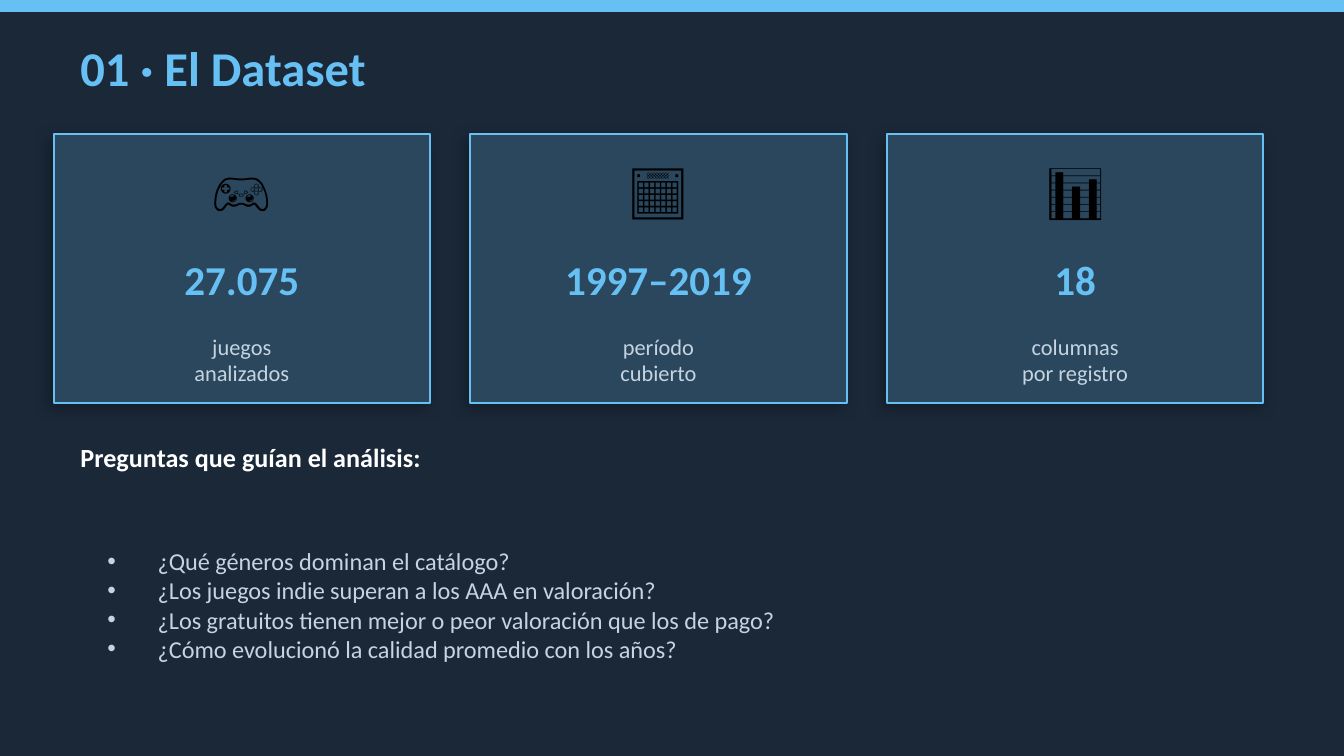
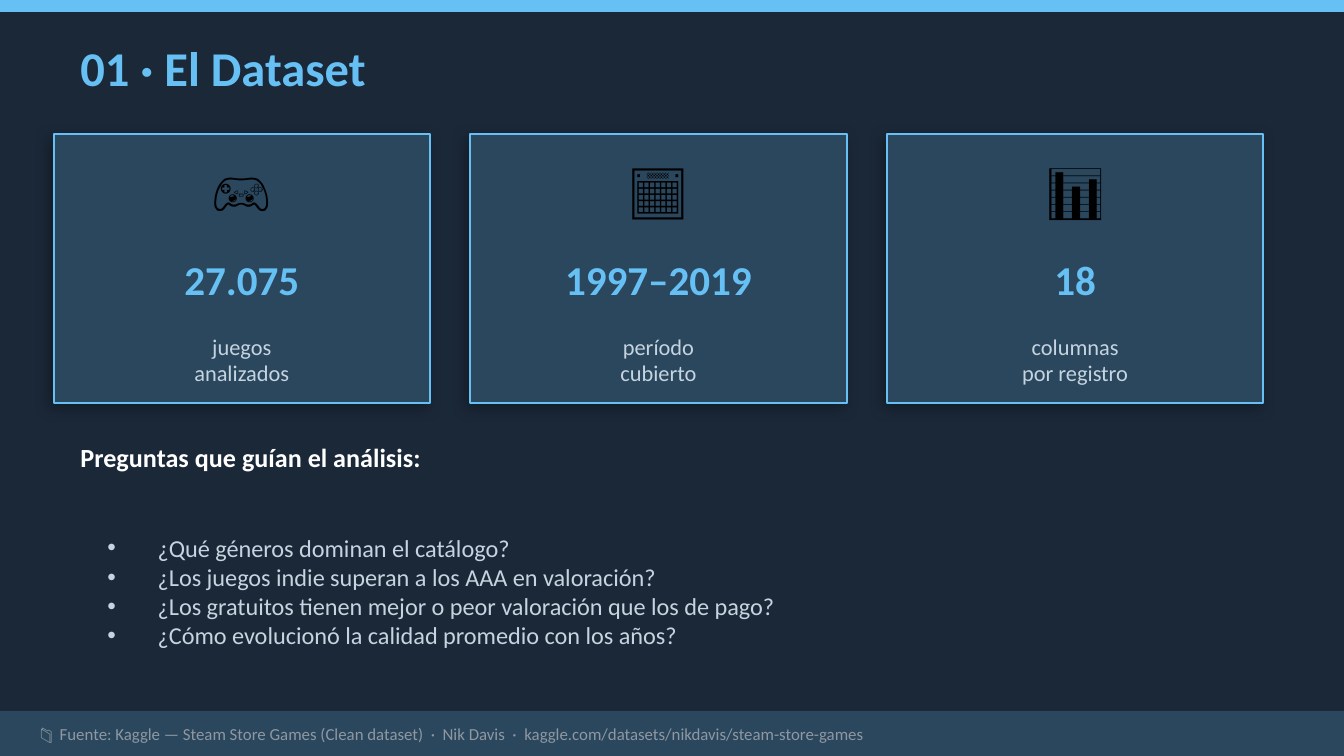
Before and after one commit to danielabatta3/steam-data-analysis, a slide deck: slide 3 of steam_analysis_presentation.pptx. Drawn at 1344x756 pixels with LibreOffice and Linux fonts; fonts in the diff are those of the drawing. Boxes give left, top, right and bottom in pixels: in the first picture for what was removed or moved away, otherwise in the second. Text is boxed around its words. In the diff, an @@ line names an element or a change of style, - is before the commit and + after.

```diff
--- a/steam_analysis_presentation.pptx
+++ b/steam_analysis_presentation.pptx
@@ text "¿Qué géneros dominan el catálogo?": place and size @@
-text "¿Qué géneros dominan el catálogo?" at bbox=[158, 553, 775, 662]
+text "¿Qué géneros dominan el catálogo?" at bbox=[158, 540, 775, 648]
@@ rectangle added at bbox=[0, 712, 1344, 755], fill #2A475E, outline #2A475E 1 pt @@
@@ text added at bbox=[60, 728, 863, 743], 9 pt, text #8F98A0 @@
+📁 Fuente: Kaggle — Steam Store Games (Clean dataset) · Nik Davis · kaggle.com/datasets/nikdavis/steam-store-games
```
Also in this commit, not shown: 2 other slides changed.
